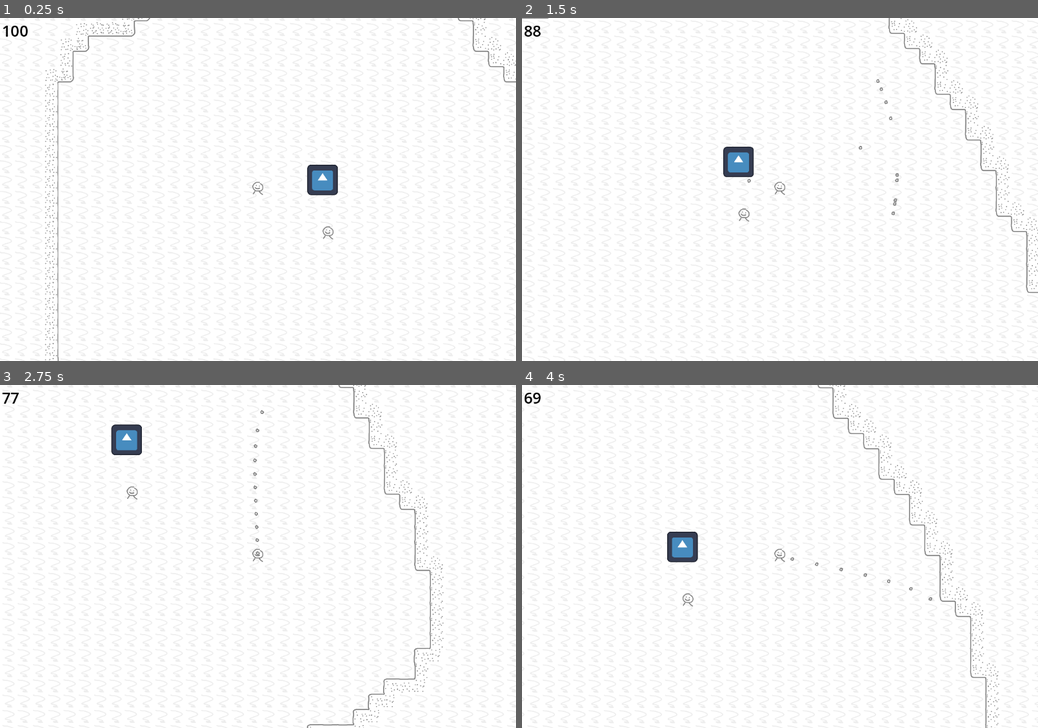
Above: before the commit, frames 1-4 (two rows, left to right).
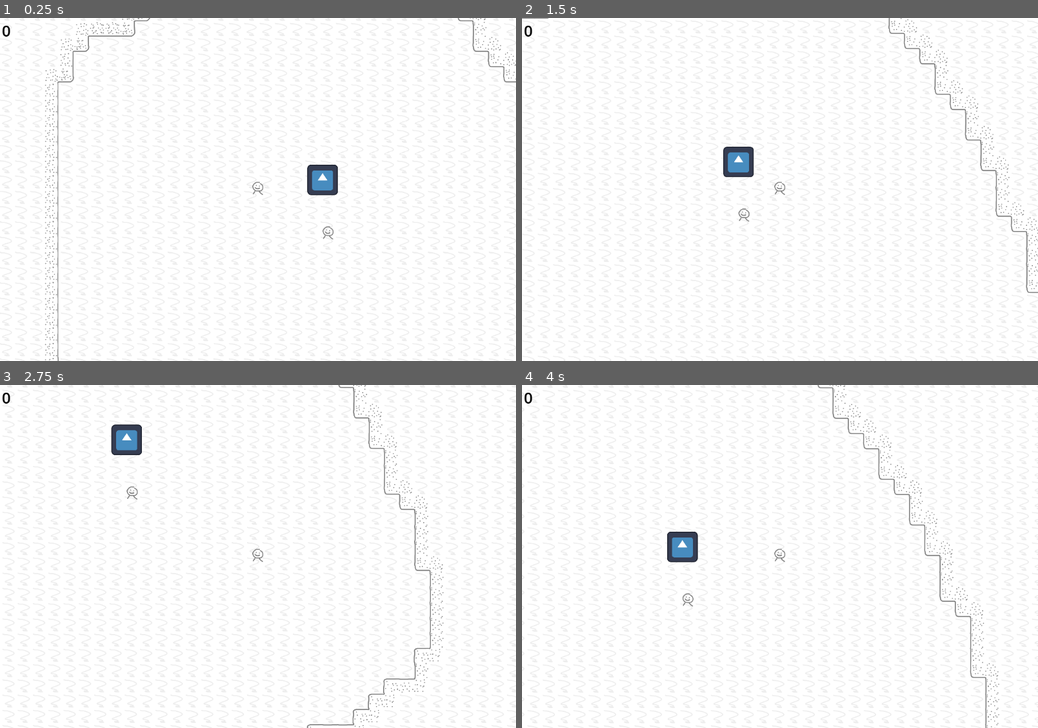
Above: after the commit, the same moments.

Repository: 3xcpy/milkyway-game
Game: Godot game, scene res://scenes/main.tscn
Two runs of this game, one before a commit and one after it. Both use one fixed random seed, a clock stepped at 60 frames per second and the inputs below. The engine's default icon, where the game draws it, is replaced by a stand-in: a white triangle on a blue panel in a dark square.
Inputs (mouse positions are in pixels of both pictures, inside the frame that each line leads up to):
- Up to frame 1 (0.25 s): no input
- Up to frame 2 (1.5 s): tap Enter at 0.5 s; move the mouse to (893, 172) at 0.52 s; press the mouse at (893, 172) at 0.53 s; hold Right (move_right) 0.53-1.28 s; right-click (893, 172) at 0.8 s; move the mouse to (676, 206) at 1.27 s; release the mouse at (676, 206) at 1.28 s; hold S (move_down) from 1.28 s (still down); right-click (676, 206) at 1.35 s
- Up to frame 3 (2.75 s): click (154, 573) at 1.55 s; move the mouse to (309, 481) at 2.02 s; release S (move_down) at 2.03 s; hold Right (move_right) from 2.03 s (still down); hold Right mouse button (shoot_2) from 2.03 s (still down); tap E (grab) at 2.1 s
- Up to frame 4 (4 s): move the mouse to (754, 625) at 2.77 s; release Right (move_right) at 2.78 s; release Right mouse button (shoot_2) at 2.78 s; hold W (move_up) 2.78-3.53 s; click (754, 625) at 2.85 s; move the mouse to (934, 607) at 3.52 s; hold Left (move_left) from 3.53 s (still down); hold Right mouse button (shoot_2) from 3.53 s (still down)

The runs differ from the first frame. In frame 1, 0.1% of the frame differs, in the area x 0-6%, y 2-6%; in frame 2, 0.1%, in the area x 0-73%, y 2-58%; in frame 3, 0.1%; in frame 4, less than 0.1%.

Commit message:
enemies give ammo on consumption

Diff:
--- a/scenes/enemy.tscn
+++ b/scenes/enemy.tscn
@@ -10,6 +10,7 @@
 z_index = 5
 collision_layer = 7
 script = ExtResource("1_md0e3")
+health = 2.0
 
 [node name="CollisionShape2D" type="CollisionShape2D" parent="."]
 shape = SubResource("CircleShape2D_md0e3")
--- a/scripts/collector.gd
+++ b/scripts/collector.gd
@@ -1,7 +1,10 @@
 extends Area2D
+
+var ammo_per_enemy: int = 20
+
 
 func _on_body_entered(body: Node2D) -> void:
 	if body.is_in_group("Enemies"):
 		assert(body.has_method("consume"), "Enemies need to be consumable")
 		body.consume()
-		#TODO: give the player ammo
+		Global.ammo += ammo_per_enemy
--- a/scripts/global.gd
+++ b/scripts/global.gd
@@ -1,3 +1,6 @@
 extends Node
 
 var hud: HUD = null
+
+var score: int = 0
+var ammo: int = 0
--- a/scripts/gun.gd
+++ b/scripts/gun.gd
@@ -1,7 +1,6 @@
 extends Node2D
 
 @export var bullet: PackedScene = null
-@export var ammo: int = 100	# initial value
 @export var fire_rate: float = 20.0
 
 var timer: float = 0.0
@@ -15,19 +14,17 @@
 
 func _process(delta: float) -> void:
 	timer += delta
-	if Input.is_action_pressed("shoot_1") and timer > (1.0/burst_fire_rate) and ammo >= burst_fire_amount:
+	if Input.is_action_pressed("shoot_1") and timer > (1.0/burst_fire_rate) and Global.ammo >= burst_fire_amount:
 		shoot_burst()
 		timer = 0.0
 
-	if Input.is_action_pressed("shoot_2") and timer > (1.0/stream_fire_rate) and ammo > 0:
+	if Input.is_action_pressed("shoot_2") and timer > (1.0/stream_fire_rate) and Global.ammo > 0:
 		shoot_stream()
 		timer = 0.0
 
-	Global.hud.set_ammo(ammo)
-
 
 func shoot_burst() -> void:
-	ammo -= burst_fire_amount
+	Global.ammo -= burst_fire_amount
 
 	var shoot_dir: Vector2 = (get_global_mouse_position() - global_position).normalized()
 
@@ -39,7 +36,7 @@
 
 
 func shoot_stream() -> void:
-	ammo -= 1
+	Global.ammo -= 1
 	var shoot_dir: Vector2 = (get_global_mouse_position() - global_position).normalized()
 	var bullet_instance: Area2D = bullet.instantiate()
 	bullet_instance.global_position = global_position
--- a/scripts/hud.gd
+++ b/scripts/hud.gd
@@ -6,5 +6,9 @@
 	Global.hud = self
 
 
+func _process(_delta: float) -> void:
+	set_ammo(Global.ammo)
+
+
 func set_ammo(val: int) -> void:
 	ammo_label.text = str(val)
